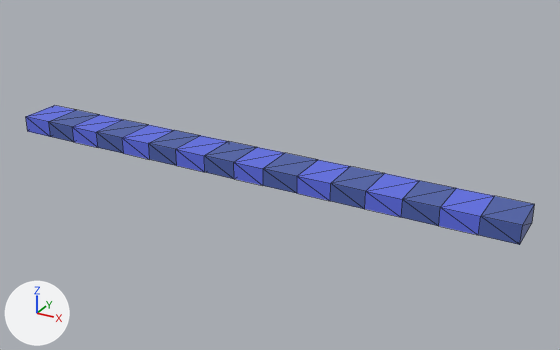
The glTF model resource/user/model/floor_square.glb: old version first, new version second.
Before and after are seen from a 50 mm lens placed at (41.9, -68.3, 32.6), pointed at (3.6, 1.4, -2.2). The axes (+X, +Y, +Z) are drawn at lower left. The lights are the same throughout. Mesh edges are drawn as thin lines.

The first picture shows 'Floor_Square'.
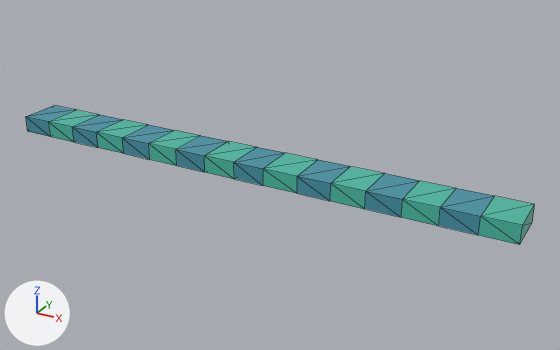
Where the change shows, as pixel boxes [x1, y1, x2, y2] in the pictures (560 x 350 px):
'Floor_Square', recoloured (blue to cyan)
    both: [26, 105, 535, 245]

What the commit changed:
Material 'Floor_LightBlue' (mat_floor_lightblue) changes colour from blue #4c60aa to cyan #4ab9a3; in linear values from (0.0723, 0.117, 0.402) to (0.0685, 0.485, 0.366).
Material 'Floor_DeepBlue' (mat_floor_deepblue) changes colour from blue #5f6ee7 to cyan #4593a5; in linear values from (0.114, 0.156, 0.799) to (0.0595, 0.292, 0.376).
